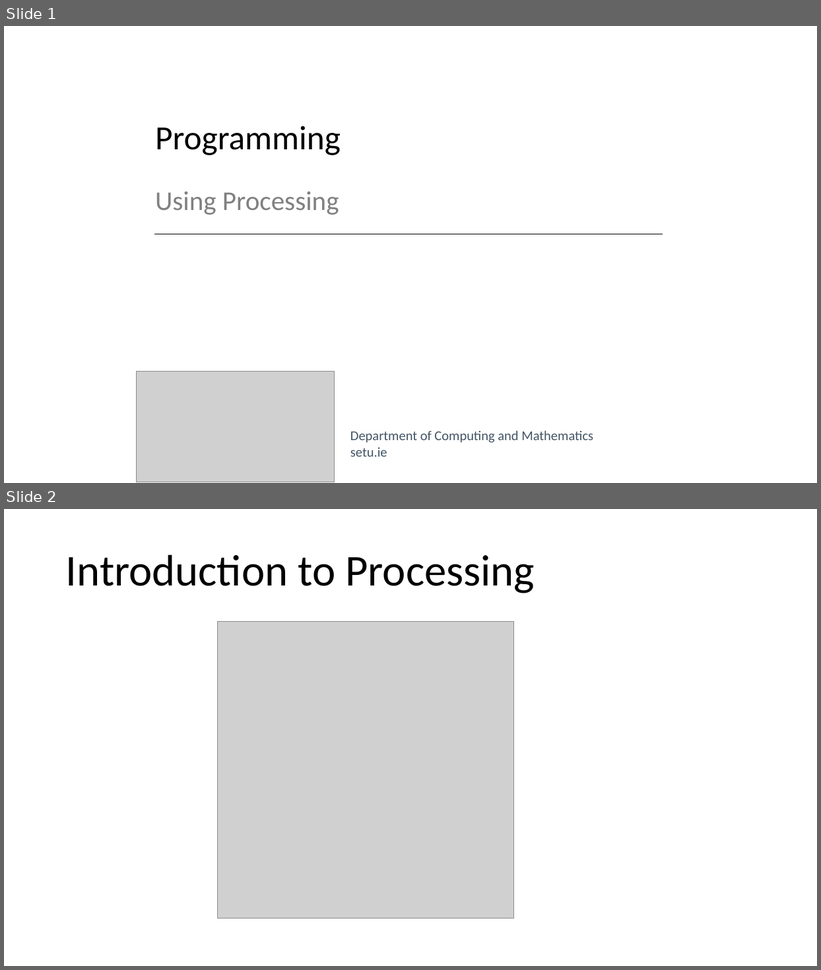
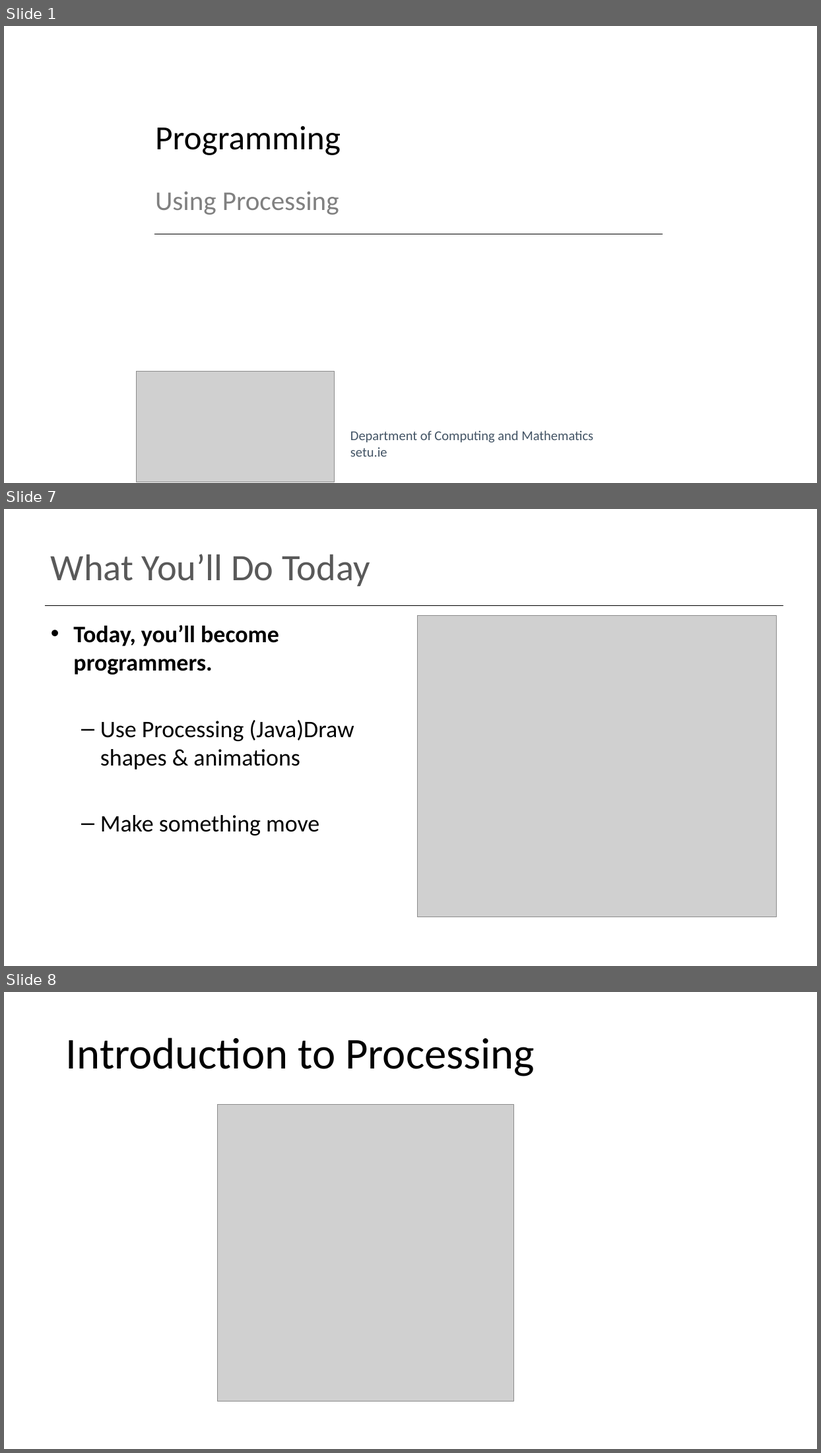
Before and after one commit to SPowerRoche/TryComputingSETU, a slide deck: topic00-processing/talk-1/a-intro-to-programming.pptx. Shown one above the other, each under a label of ours: slides 1 and 2 before the commit, slides 1, 7 and 8 after it; the slides between them are not shown. The pictures are 821x970 and 821x1453 pixels, drawn with LibreOffice and Linux fonts; fonts in the diff are those of the drawing; grey boxes stand for pictures. Boxes give left, top, right and bottom in pixels: in the first picture for what was removed or moved away, otherwise in the second. Text is boxed around its words. In the diff, an @@ line names an element or a change of style, - is before the commit and + after.

```diff
--- a/topic00-processing/talk-1/a-intro-to-programming.pptx
+++ b/topic00-processing/talk-1/a-intro-to-programming.pptx
@@ slide 7 added at box(4, 509, 817, 966), background #FFFFFF @@
@@ title added at box(51, 554, 370, 586), 44 pt, text #595959 @@
+What You’ll Do Today
@@ line added from (45, 605) to (783, 605), #000000 1 pt @@
@@ text added at box(73, 625, 354, 836), 28 pt, text #000000 @@
+• Today, you’ll become programmers.
+  – Use Processing (Java)Draw shapes & animations
+  – Make something move
@@ picture added at box(418, 616, 777, 918) @@
@@ what was slide 2 is now slide 8 @@
```
Also in this commit, not shown: 1 slide changed, 5 other slides added, 4 slides removed, 6 other files.
